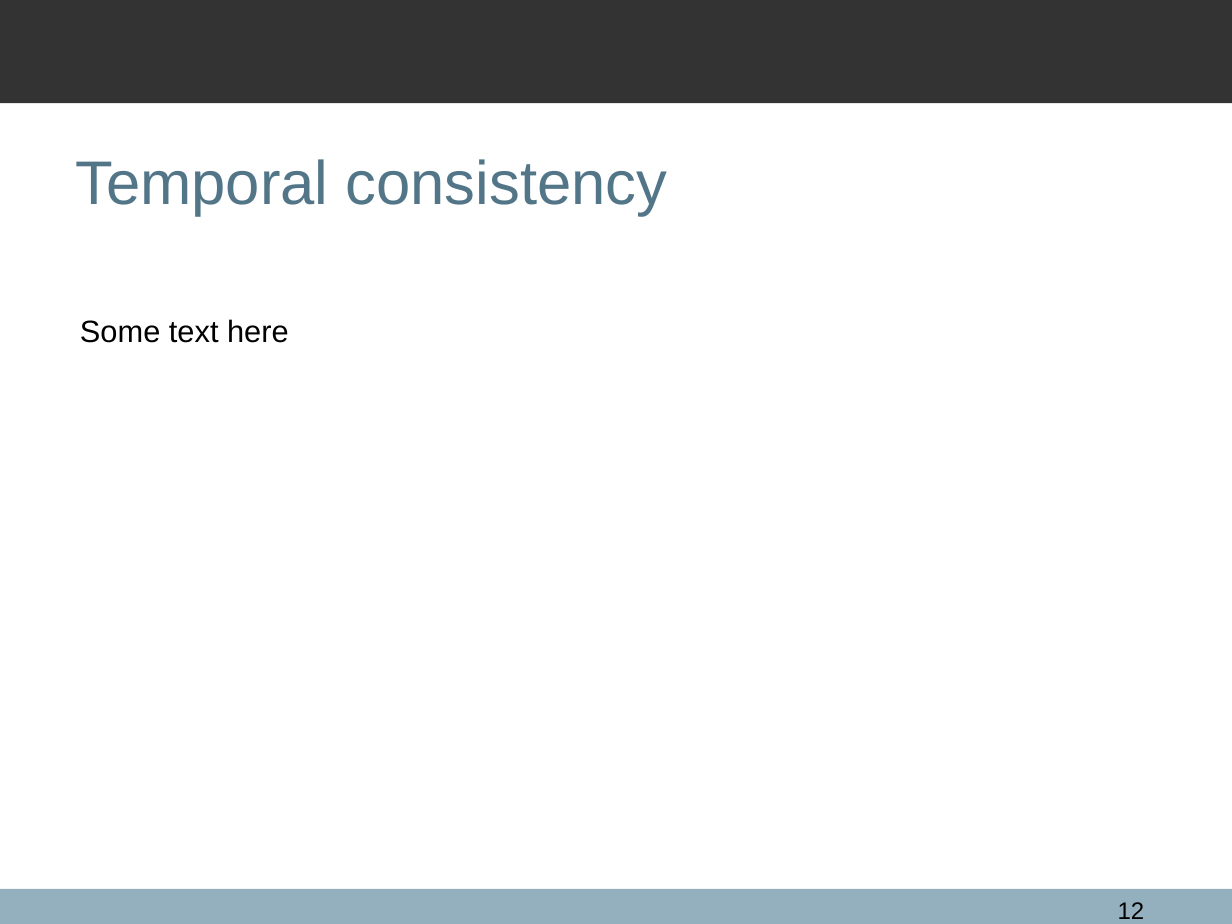
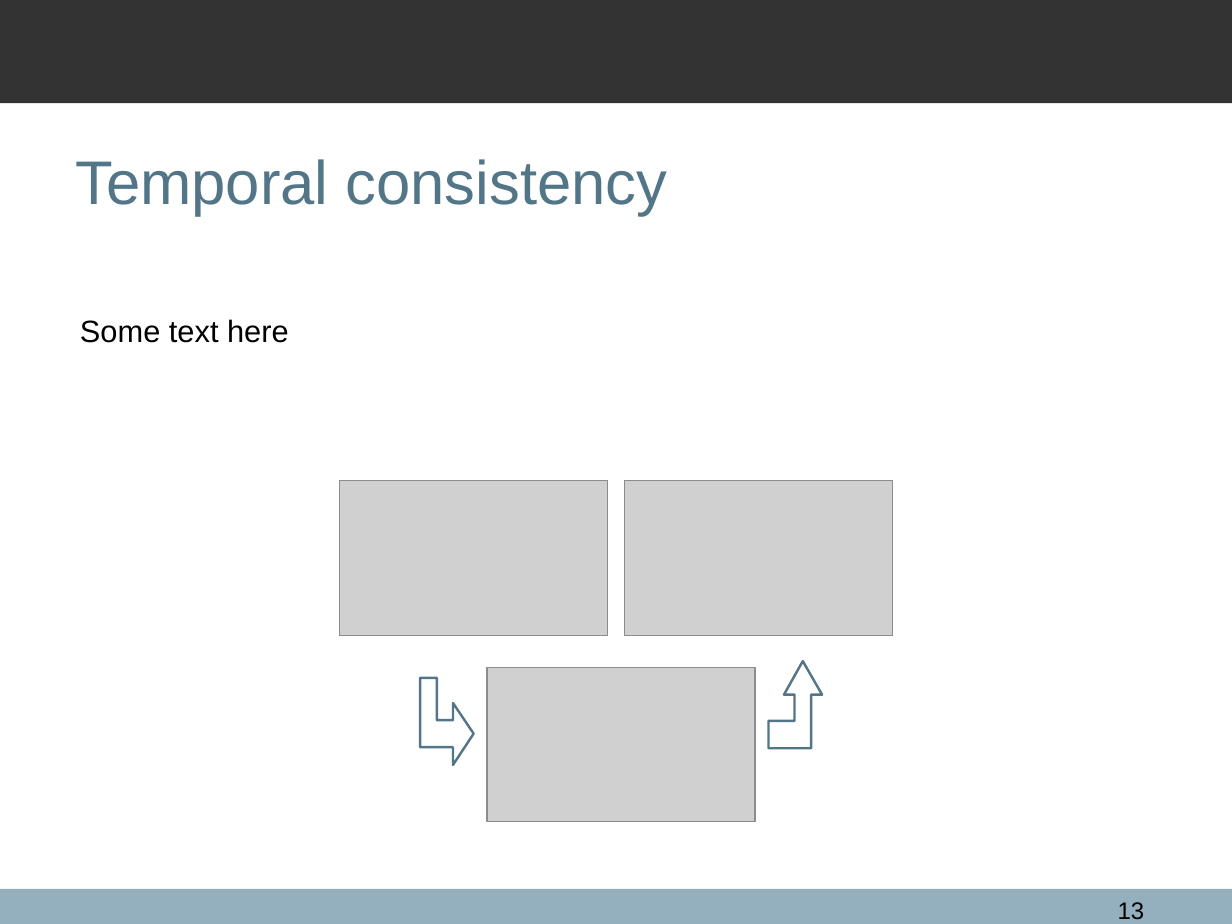
Before and after one commit to qxcv/comp2560, a slide deck: slide 13 of presentation/presentation.odp (slide 12 before the commit). Drawn at 1232x924 pixels with LibreOffice and Linux fonts; fonts in the diff are those of the drawing; grey boxes stand for pictures; background and template pictures are left out. Boxes give left, top, right and bottom in pixels: in the first picture for what was removed or moved away, otherwise in the second. Text is boxed around its words. In the diff, an @@ line names an element or a change of style, - is before the commit and + after.

```diff
--- a/presentation/presentation.odp
+++ b/presentation/presentation.odp
@@ picture added at (340, 480, 609, 636) @@
@@ picture added at (625, 480, 893, 636) @@
@@ freeform shape added at (420, 678, 474, 765), outline #527688 1.42 pt @@
@@ picture added at (487, 668, 755, 822) @@
@@ freeform shape added at (768, 661, 822, 748), outline #527688 1.42 pt @@
@@ page number at (1118, 902, 1145, 920): text changed @@
-12
+13
```
Also in this commit, not shown: 2 other slides changed, 3 slides added, 2 slides removed, 3 other files.
